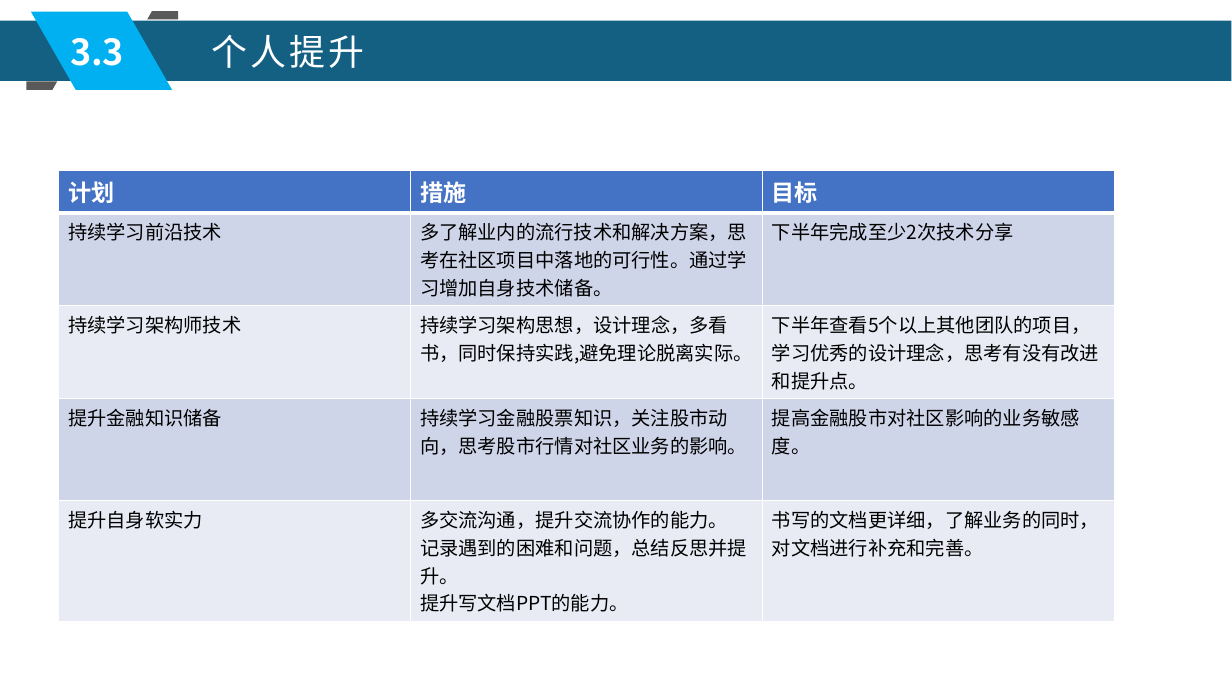
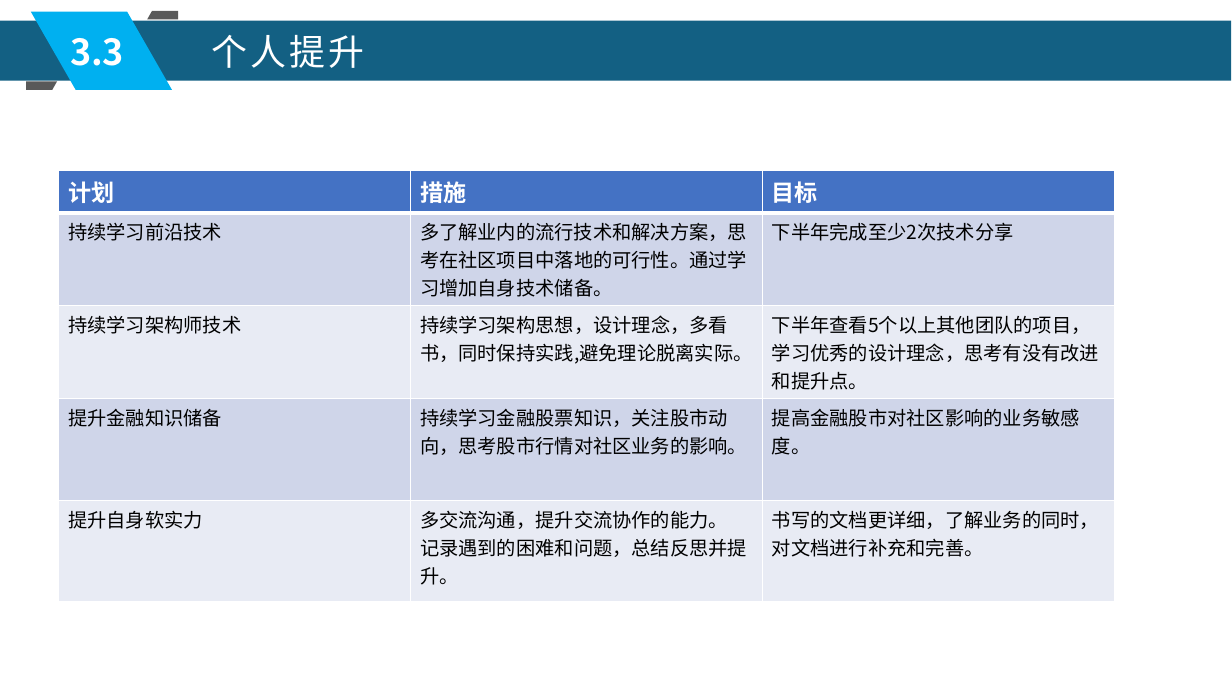
Before and after one commit to xljnc/husky-starter, a slide deck: slide 16 of doc/zzdb.pptx. Drawn at 1232x693 pixels with LibreOffice and Linux fonts; fonts in the diff are those of the drawing. Boxes give left, top, right and bottom in pixels: in the first picture for what was removed or moved away, otherwise in the second. Text is boxed around its words. In the diff, an @@ line names an element or a change of style, - is before the commit and + after.

Commit message:
文档 by qiyu 2022-06-20

```diff
--- a/doc/zzdb.pptx
+++ b/doc/zzdb.pptx
@@ freeform shape at [26, 81, 56, 90]: outline redrawn @@
@@ table at [59, 170, 1116, 589] @@
-row 5, column 2: 多交流沟通，提升交流协作的能力。 / 记录遇到的困难和问题，总结反思并提升。 / 提升写文档PPT的能力。
+row 5, column 2: 多交流沟通，提升交流协作的能力。 / 记录遇到的困难和问题，总结反思并提升。
```
Also in this commit, not shown: 12 other slides changed.
